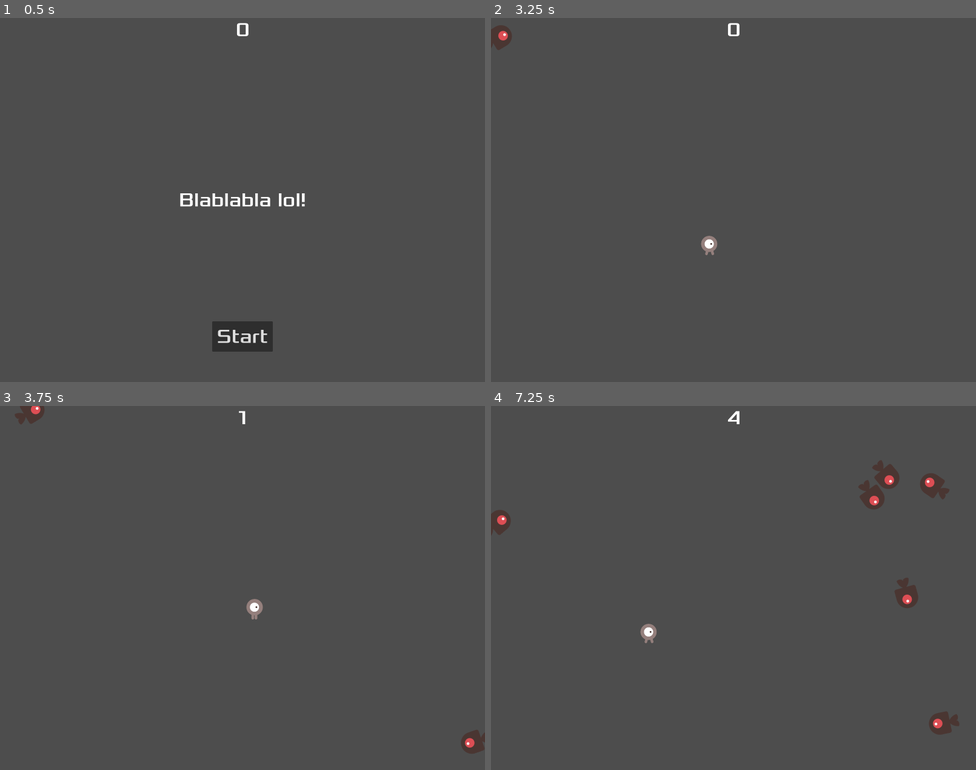
Above: before the commit, frames 1-4 (two rows, left to right).
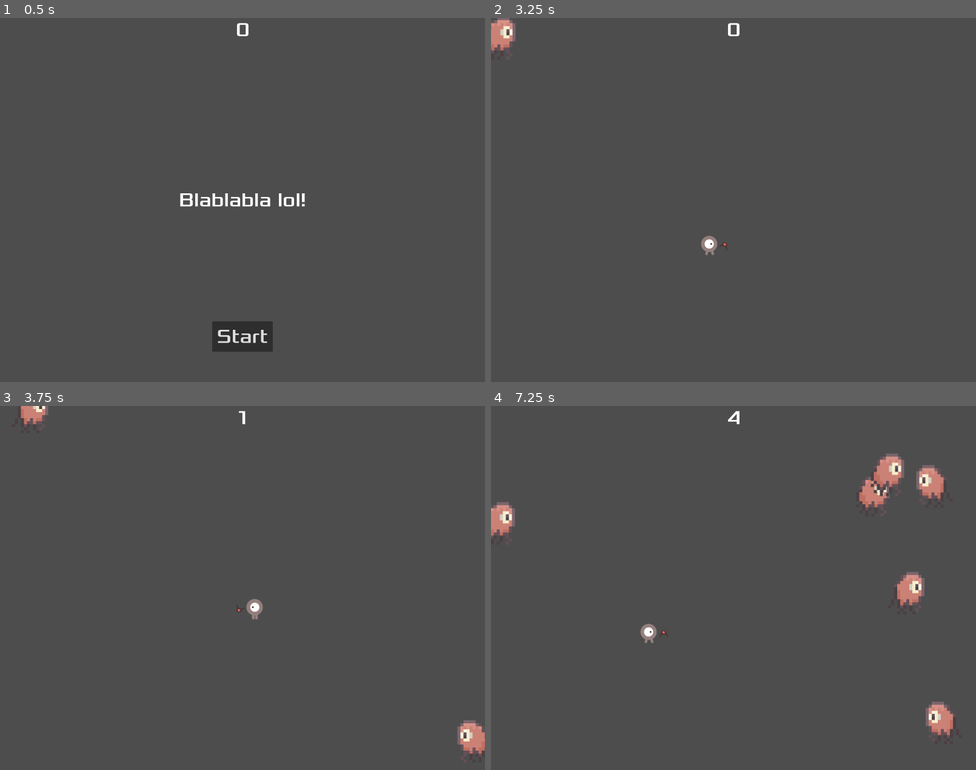
Above: after the commit, the same moments.

Repository: koenigscode/whispers-of-change
Game: Godot game, scene res://main.tscn
Same seed, same stepped clock (60 frames per second), same inputs: the game is played once before the commit and once after it.
Inputs (mouse positions are in pixels of both pictures, inside the frame that each line leads up to):
- Up to frame 1 (0.5 s): no input
- Up to frame 2 (3.25 s): click "Start" at 0.5 s; tap Enter at 1.25 s; move the mouse to (840, 181) at 1.27 s; hold D (move_right) 1.28-2.03 s; move the mouse to (636, 218) at 2.02 s; hold S (move_down) 2.03-2.78 s; move the mouse to (782, 119) at 2.77 s; hold D (move_right) from 2.78 s (still down)
- Up to frame 3 (3.75 s): move the mouse to (218, 660) at 3.52 s; release D (move_right) at 3.53 s; hold W (move_up) from 3.53 s (still down)
- Up to frame 4 (7.25 s): move the mouse to (879, 642) at 4.27 s; release W (move_up) at 4.28 s; hold A (move_left) 4.28-5.78 s; move the mouse to (588, 533) at 5.02 s; move the mouse to (757, 588) at 5.77 s; hold S (move_down) 5.78-6.53 s; move the mouse to (660, 497) at 6.52 s; hold D (move_right) from 6.53 s (still down)

Frame 1 is identical in both runs. In frame 2, 0.4% of the frame differs, in the area x 0-49%, y 0-64%; in frame 3, 0.7%; in frame 4, 2.4%, in the area x 0-97%, y 13-91%.

Commit message:
Add ghost sprites, flip ghosts in game

Diff:
--- a/hud.tscn
+++ b/hud.tscn
@@ -1,7 +1,13 @@
-[gd_scene load_steps=3 format=3 uid="uid://cqd6uwo6cd02o"]
+[gd_scene load_steps=5 format=3 uid="uid://cqd6uwo6cd02o"]
 
 [ext_resource type="Script" path="res://hud.gd" id="1_e3p0u"]
 [ext_resource type="FontFile" uid="uid://btcqivfyyfcf1" path="res://fonts/Xolonium-Regular.ttf" id="1_fxdc7"]
+
+[sub_resource type="InputEventAction" id="InputEventAction_5cu07"]
+action = &"start_game"
+
+[sub_resource type="Shortcut" id="Shortcut_62fux"]
+events = [SubResource("InputEventAction_5cu07")]
 
 [node name="HUD" type="CanvasLayer"]
 script = ExtResource("1_e3p0u")
@@ -53,6 +59,7 @@
 grow_vertical = 0
 theme_override_fonts/font = ExtResource("1_fxdc7")
 theme_override_font_sizes/font_size = 64
+shortcut = SubResource("Shortcut_62fux")
 text = "Start"
 
 [node name="MessageTimer" type="Timer" parent="."]
--- a/main.gd
+++ b/main.gd
@@ -44,11 +44,12 @@
 
     # Add some randomness to the direction.
     direction += randf_range( - PI / 4, PI / 4)
-    mob.rotation = direction
 
     # Choose the velocity for the mob.
     var velocity = Vector2(randf_range(150.0, 250.0), 0.0)
     mob.linear_velocity = velocity.rotated(direction)
 
+    mob.get_node("AnimatedSprite2D").flip_h = mob.linear_velocity.x > 0
+
     # Spawn the mob by adding it to the Main scene.
     add_child(mob)
--- a/mob.gd
+++ b/mob.gd
@@ -2,7 +2,7 @@
 
 # Called when the node enters the scene tree for the first time.
 func _ready():
-	pass # Replace with function body.
+	$AnimatedSprite2D.play()
 
 # Called every frame. 'delta' is the elapsed time since the previous frame.
 func _process(delta):
--- a/mob.tscn
+++ b/mob.tscn
@@ -1,17 +1,17 @@
 [gd_scene load_steps=6 format=3 uid="uid://dknsoadxooeyx"]
 
-[ext_resource type="Texture2D" uid="uid://cbhn5cys5busq" path="res://art/enemySwimming_1.png" id="1_54opt"]
 [ext_resource type="Script" path="res://mob.gd" id="1_jervk"]
-[ext_resource type="Texture2D" uid="uid://bcu0gfvuhl4kl" path="res://art/enemySwimming_2.png" id="2_pqux5"]
+[ext_resource type="Texture2D" uid="uid://b1j4sg7q51g0a" path="res://art/ghost1.png" id="2_hsaqp"]
+[ext_resource type="Texture2D" uid="uid://bgvvurpkjyf3n" path="res://art/ghost2.png" id="3_88ksi"]
 
 [sub_resource type="SpriteFrames" id="SpriteFrames_o7guf"]
 animations = [{
 "frames": [{
 "duration": 1.0,
-"texture": ExtResource("1_54opt")
+"texture": ExtResource("2_hsaqp")
 }, {
 "duration": 1.0,
-"texture": ExtResource("2_pqux5")
+"texture": ExtResource("3_88ksi")
 }],
 "loop": true,
 "name": &"default",
@@ -29,7 +29,8 @@
 metadata/_edit_group_ = true
 
 [node name="AnimatedSprite2D" type="AnimatedSprite2D" parent="."]
-scale = Vector2(0.75, 0.75)
+texture_filter = 1
+scale = Vector2(10, 10)
 sprite_frames = SubResource("SpriteFrames_o7guf")
 
 [node name="CollisionShape2D" type="CollisionShape2D" parent="."]
--- a/player.gd
+++ b/player.gd
@@ -10,7 +10,7 @@
     hide()
     screen_size = get_viewport_rect().size
 
-func _process(delta):
+func _get_velocity():
     var velocity = Vector2.ZERO
     if Input.is_action_pressed("move_right"):
         velocity.x += 1
@@ -23,20 +23,32 @@
 
     if velocity.length() > 0:
         velocity = velocity.normalized() * speed
-        $AnimatedSprite2D.play()
+
+    return velocity
+
+func _process(delta):
+    var velocity = _get_velocity()
+    var cursor_pos = get_global_mouse_position()
+    var player_pos = global_position
+
+    if velocity.length() > 0:
+        $PlayerSprite.play()
     else:
-        $AnimatedSprite2D.stop()
+        $PlayerSprite.stop()
 
     if velocity.x != 0:
-        $AnimatedSprite2D.animation = "walk"
-        $AnimatedSprite2D.flip_v = false
-        $AnimatedSprite2D.flip_h = velocity.x < 0
-    # elif velocity.y != 0:
-    #     $AnimatedSprite2D.animation = "up"
-    #     $AnimatedSprite2D.flip_v = velocity.y > 0
+        $PlayerSprite.animation = "walk"
 
     position += velocity * delta
     position = position.clamp(Vector2.ZERO, screen_size)
+
+    # Flip sprites
+    if cursor_pos.x < player_pos.x:
+        scale.x = -1
+    else:
+        scale.x = 1
+
+    $GunSprite.look_at(cursor_pos)
 
 func _on_body_entered(body: Node2D):
     hide() # Player disappears after being hit.
--- a/player.tscn
+++ b/player.tscn
@@ -1,8 +1,9 @@
-[gd_scene load_steps=6 format=3 uid="uid://cwrf3xgjwmv1a"]
+[gd_scene load_steps=8 format=3 uid="uid://cwrf3xgjwmv1a"]
 
 [ext_resource type="Texture2D" uid="uid://x3nj06ktu6jg" path="res://art/playerGrey_walk1.png" id="1_gmwtv"]
 [ext_resource type="Script" path="res://player.gd" id="1_o7w7x"]
 [ext_resource type="Texture2D" uid="uid://dkrwr7ye6c7gq" path="res://art/playerGrey_walk2.png" id="2_jj4ir"]
+[ext_resource type="Texture2D" uid="uid://b7t2vc166qtsw" path="res://art/enemyFlyingAlt_1.png" id="4_42mxl"]
 
 [sub_resource type="SpriteFrames" id="SpriteFrames_u77nr"]
 animations = [{
@@ -22,11 +23,22 @@
 radius = 28.0
 height = 70.0
 
+[sub_resource type="SpriteFrames" id="SpriteFrames_j8wob"]
+animations = [{
+"frames": [{
+"duration": 1.0,
+"texture": ExtResource("4_42mxl")
+}],
+"loop": true,
+"name": &"default",
+"speed": 5.0
+}]
+
 [node name="Player" type="Area2D"]
 script = ExtResource("1_o7w7x")
 metadata/_edit_group_ = true
 
-[node name="AnimatedSprite2D" type="AnimatedSprite2D" parent="."]
+[node name="PlayerSprite" type="AnimatedSprite2D" parent="."]
 scale = Vector2(0.5, 0.5)
 sprite_frames = SubResource("SpriteFrames_u77nr")
 animation = &"walk"
@@ -34,4 +46,9 @@
 [node name="CollisionShape2D" type="CollisionShape2D" parent="."]
 shape = SubResource("CapsuleShape2D_50we3")
 
+[node name="GunSprite" type="AnimatedSprite2D" parent="."]
+position = Vector2(50, 2.08165e-12)
+scale = Vector2(0.2, 0.2)
+sprite_frames = SubResource("SpriteFrames_j8wob")
+
 [connection signal="body_entered" from="." to="." method="_on_body_entered"]
--- a/project.godot
+++ b/project.godot
@@ -46,6 +46,12 @@
 "events": [Object(InputEventKey,"resource_local_to_scene":false,"resource_name":"","device":-1,"window_id":0,"alt_pressed":false,"shift_pressed":false,"ctrl_pressed":false,"meta_pressed":false,"pressed":false,"keycode":0,"physical_keycode":83,"key_label":0,"unicode":115,"echo":false,"script":null)
 ]
 }
+start_game={
+"deadzone": 0.5,
+"events": [Object(InputEventKey,"resource_local_to_scene":false,"resource_name":"","device":-1,"window_id":0,"alt_pressed":false,"shift_pressed":false,"ctrl_pressed":false,"meta_pressed":false,"pressed":false,"keycode":0,"physical_keycode":4194309,"key_label":0,"unicode":0,"echo":false,"script":null)
+, Object(InputEventKey,"resource_local_to_scene":false,"resource_name":"","device":-1,"window_id":0,"alt_pressed":false,"shift_pressed":false,"ctrl_pressed":false,"meta_pressed":false,"pressed":false,"keycode":0,"physical_keycode":32,"key_label":0,"unicode":32,"echo":false,"script":null)
+]
+}
 
 [rendering]
 
Binary file added: Pastel QT.png
Not shown, added: Pastel QT.png.import
Binary file added: art/blue_palette.aseprite
Binary file added: art/ghost.aseprite
Binary file added: art/ghost1.png
Not shown, added: art/ghost1.png.import
Binary file added: art/ghost2.png
Not shown, added: art/ghost2.png.import
Binary file added: art/ghost_blue1.png
Binary file added: art/ghost_blue2.png
Binary file added: art/ghost_green1.png
Binary file added: art/ghost_green2.png
(and 4 more such lines)
